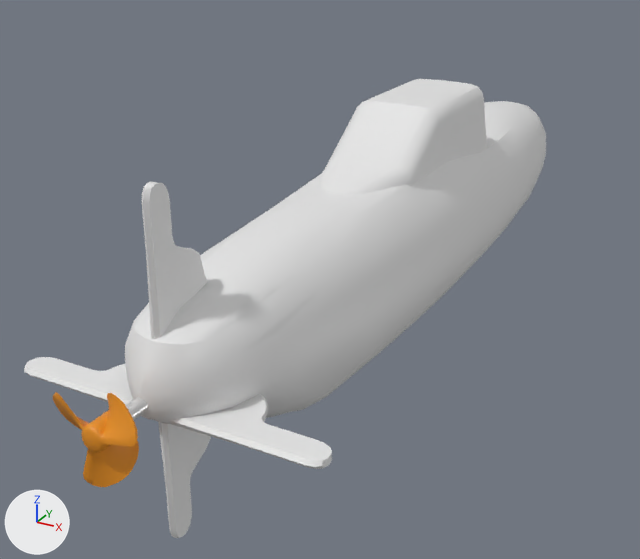
Two versions of the FBX model Assets/Models/sub.fbx, one commit apart.
Before and after are seen from a camera (50 mm lens) standing at (25.0, -27.8, 11.1) and looking at (10.9, -2.3, -1.6). The axes (+X, +Y, +Z) are drawn at lower left. The lights are the same throughout. Where no turn or scale is listed for an object, it has been applied to the vertices.

In view in the first picture: 'sub_fins', 'sub_hull', 'sub_hull_cover', 'sub_propellor'.
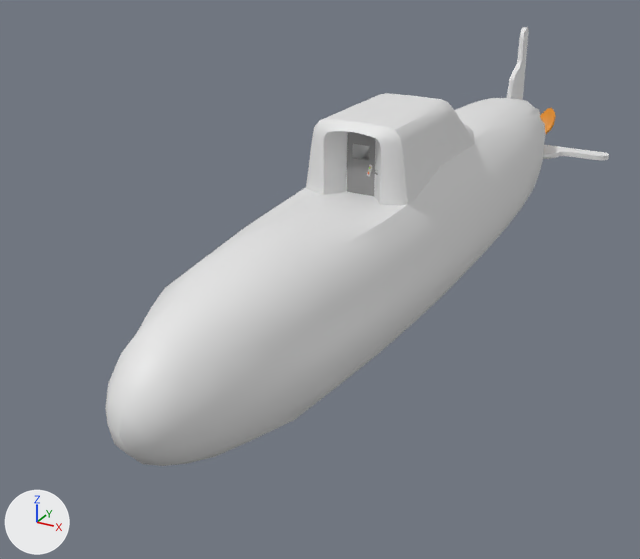
Location of each change, [x1, y1, x2, y2] in pixels of the pictures (640 x 559 px):
'sub_hull', mesh turned: before [125, 101, 546, 424]; after [105, 98, 546, 466]
'sub_fins', mesh turned, moved: before [24, 182, 332, 538]; after [507, 27, 609, 160]
'sub_hull_cover', reshaped, moved: before [319, 79, 487, 195]; after [306, 93, 475, 205]
'sub_propellor', mesh turned, moved: before [53, 392, 148, 487]; after [540, 108, 556, 135]
'Door - Reactor/Amidships', moved (not visible before): after [347, 132, 376, 196]

The change in detail:
me_sub_hull_cover is used by ob_sub_hull_cover; location (13.0, 1.31, 3.49).
me_sub_hull_cover had 121 vertices, 100 faces and spanned x -1.83..1.83, y -6.72..2.68, z -1.43..1.12.
me_sub_hull_cover now has 121 vertices, 100 faces and spans x -1.83..1.83, y -2.68..6.72, z -1.43..1.12.
me_sub_hull_cover part 2: 121 of 121 vertices moved; they spanned x -1.83..1.83, y -6.72..2.68, z -1.43..1.12 and now span x -1.83..1.83, y -2.68..6.72, z -1.43..1.12; mean shift (0.0, 2.5, 0.0); largest move (0.67, -6.72, -1.18) -> (-0.67, 6.72, -1.18).
me_sub_propellor has 815 vertices, 770 faces and spans x -1.19..1.24, y -2.24..0.09, z -1.31..0.97.
me_sub_propellor is used by ob_sub_propellor; location (12.95, -13.86, 0.33).
me_sub_propellor part 1: the whole mesh is turned -180 degrees about the z axis through the mesh origin.
me_sub_hull has 467 vertices, 468 faces and spans x -2.7..2.7, y -3.1..2.8, z -15.3..14.5.
me_sub_hull is used by ob_sub_hull; location (13.0, 0.0, 0.0); rotation (1.571, 0.0, 0.0), in degrees (90, 0, 0).
me_sub_hull part 3: the whole mesh is turned 180 degrees about the y axis through the mesh origin.
me_sub_fins has 286 vertices, 212 faces and spans x -4.42..4.42, y -1.01..1.29, z -3.87..5.54.
me_sub_fins is used by ob_sub_fins; location (13.0, -13.01, -0.19).
me_sub_fins part 4: the whole mesh is turned -180 degrees about the z axis through the mesh origin.
Object 'sub_hull_cover' (ob_sub_hull_cover) moves from (13.0, 1.31, 3.49) to (13.0, -1.31, 3.49).
In object 'Door - Reactor/Amidships' (ob_door___reactor_amidships), parent goes from ob_reactor_amidships to ob_dorsal_airlock_1.
Object 'sub_propellor' (ob_sub_propellor) moves from (12.95, -13.86, 0.33) to (13.05, 13.86, 0.33).
Object 'sub_fins' (ob_sub_fins) moves from (13.0, -13.01, -0.19) to (13.0, 13.01, -0.19).
Object 'dorsal_airlock' (ob_dorsal_airlock_1) is new.
Its parent is ob_sub_hull.
Its location is (-0.5, 2.19, 3.308).
Its rotation in degrees is (0, -180, 0).
